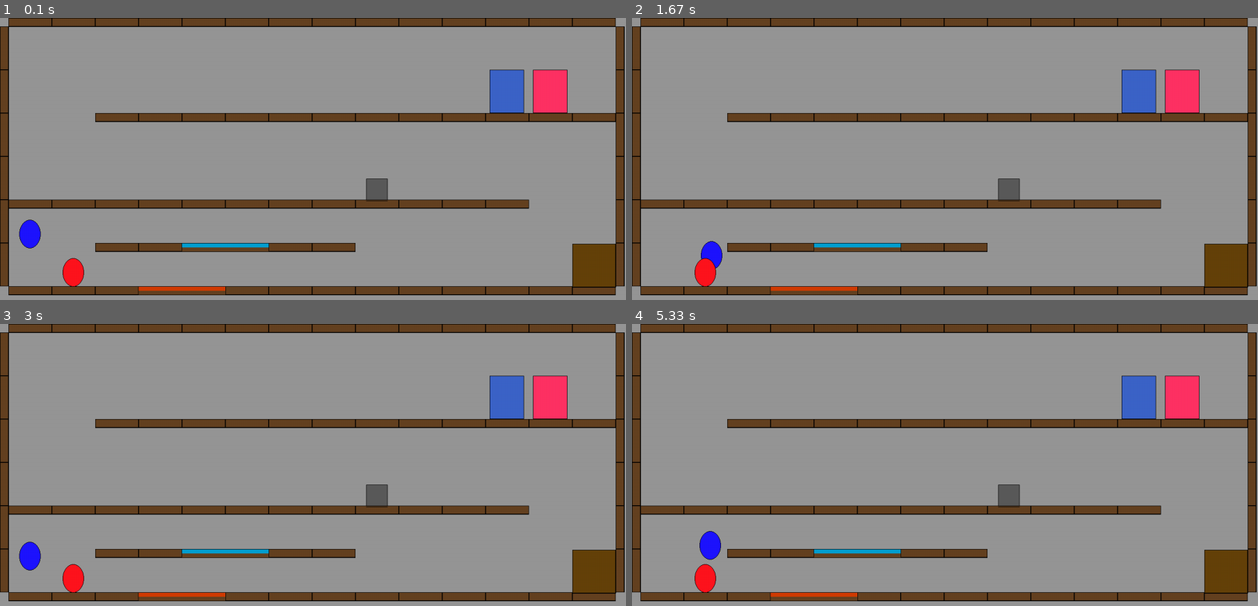
Above: before the commit, frames 1-4 (two rows, left to right).
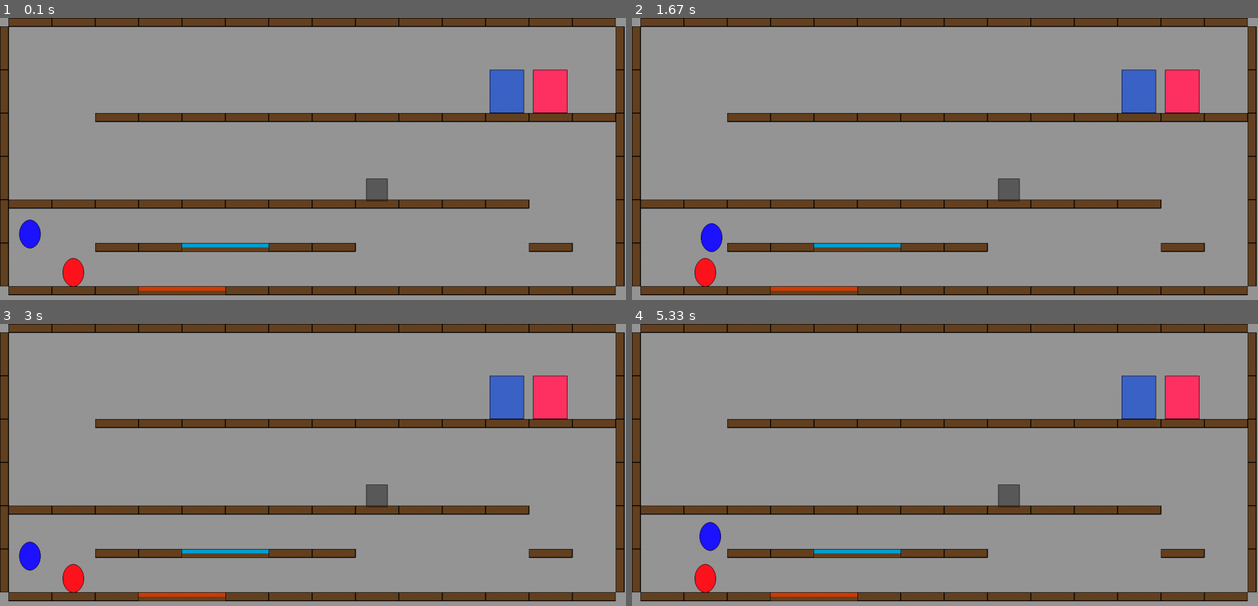
Above: after the commit, the same moments.

Repository: ketimiroshnik/Project_pygame_v2
Game: pygame game, started from main.py
Two runs of this game, one before a commit and one after it. Both use one fixed random seed, a clock stepped at 60 frames per second and the inputs below.
Inputs:
- Up to frame 1 (0.1 s): no input
- Up to frame 2 (1.67 s): hold D 0.33-0.8 s; hold W 0.83-1.13 s; hold D 1.17-1.63 s
- Up to frame 3 (3 s): hold A 1.67-2.2 s; hold A 2.23-2.63 s; hold W from 2.67 s (still down)
- Up to frame 4 (5.33 s): release W at 3.03 s; hold D 3.07-3.7 s; hold A 3.73-4.2 s; hold D 4.23-4.7 s; hold W 4.73-5.03 s; hold D from 5.07 s (still down)

The runs differ from the first frame. In frame 1, 1.3% of the frame differs, in the area x 56-99%, y 64-96%; in frame 2, 1.7%, in the area x 11-99%, y 64-96%; in frame 3, 1.3%; in frame 4, 1.6%.

Commit message:
Исправлены некоторые баги

Diff:
--- a/levels/1.txt
+++ b/levels/1.txt
@@ -7,6 +7,6 @@
 2e        b
 2n------------
 1i
-1u  --ww--
-1eWF           B
+1u  --ww--    -
+1eWF
 1n---ff---------
--- a/main.py
+++ b/main.py
@@ -44,7 +44,7 @@
 
 
 class Wall(pygame.sprite.Sprite):
-    def __init__(self, pos, size):
+    def __init__(self, pos, size, add_b=[]):
         super().__init__(all_sprites)
         self.add(walls)
 
@@ -53,6 +53,11 @@
         if a > b:
             Border(x, y, x + a, y, TYPE_BORD['up'])
             Border(x, y + b, x + a, y + b, ['down'])
+            for e in add_b:
+                if e == TYPE_BORD['left']:
+                    Border(x, y, x, y + b, TYPE_BORD['left'])
+                elif e == TYPE_BORD['right']:
+                    Border(x + a, y, x + a, y + b, TYPE_BORD['right'])
         else:
             Border(x, y, x, y + b, TYPE_BORD['left'])
             Border(x + a, y, x + a, y + b, TYPE_BORD['right'])
@@ -191,19 +196,18 @@
     def update(self):
         if pygame.key.get_pressed()[pygame.K_d] and not \
                 (pygame.sprite.spritecollideany(self, v_borders) and
-                 pygame.sprite.spritecollideany(self, v_borders).rect.x >= self.rect.x):
+                 pygame.sprite.spritecollideany(self, v_borders).t == TYPE_BORD['left']):
             self.rect = self.rect.move(TILE_SIZE / 25, 0)
 
         if pygame.key.get_pressed()[pygame.K_a] and not \
                 (pygame.sprite.spritecollideany(self, v_borders) and
-                 pygame.sprite.spritecollideany(self, v_borders).rect.x <= self.rect.x):
+                 pygame.sprite.spritecollideany(self, v_borders).t == TYPE_BORD['right']):
             self.rect = self.rect.move(-TILE_SIZE / 25, 0)
-
 
         if not pygame.sprite.spritecollideany(self, g_borders):
             if self.on_fly is None:
                 self.rect = self.rect.move(0, TILE_SIZE / 20)
-        elif pygame.sprite.spritecollideany(self, g_borders).rect.y <= self.rect.y and self.on_fly is None:
+        elif pygame.sprite.spritecollideany(self, g_borders).t != TYPE_BORD['up'] and self.on_fly is None:
             self.rect = self.rect.move(0, TILE_SIZE / 20)
         '''
                 else:
@@ -212,11 +216,11 @@
         '''
 
         if self.on_fly is None and pygame.key.get_pressed()[pygame.K_w] and pygame.sprite.spritecollideany(self, g_borders) and \
-            True:
+            pygame.sprite.spritecollideany(self, g_borders).t == TYPE_BORD['up']:
             self.rect = self.rect.move(0, -TILE_SIZE / 20)
             self.on_fly = TILE_SIZE / 20
         elif self.on_fly is not None:
-            if self.on_fly >= TILE_SIZE:
+            if self.on_fly >= TILE_SIZE * (1 + WALL_PER + 0.05):
                 self.on_fly = None
             else:
                 if not pygame.sprite.spritecollideany(self, g_borders):
@@ -224,6 +228,7 @@
                     self.on_fly += TILE_SIZE / 20
                 else:
                     self.on_fly = None
+
 
 
 
@@ -264,8 +269,13 @@
 
             for j in range(2, width + 2):
                 if level[n + 1][j] == SIGNS['wall']:
+                    a = []
+                    if j + 1 < width + 2 and level[n + 1][j + 1] == SIGNS['free']:
+                        a.append(TYPE_BORD['right'])
+                    if j - 1 > 1 and level[n + 1][j - 1] == SIGNS['free']:
+                        a.append(TYPE_BORD['left'])
                     Wall((SIZES['v_wall'][0] + (j - 2) * TILE_SIZE,
-                          SIZES['g_wall'][1] + (i * 2 + q + 1) * TILE_SIZE), SIZES['g_wall'])
+                          SIZES['g_wall'][1] + (i * 2 + q + 1) * TILE_SIZE), SIZES['g_wall'], a)
                 elif level[n + 1][j] == SIGNS['fire_lake']:
                     FireLake((SIZES['v_wall'][0] + (j - 2) * TILE_SIZE,
                               SIZES['g_wall'][1] + (i * 2 + q + 1) * TILE_SIZE), SIZES['fire_lake'])
